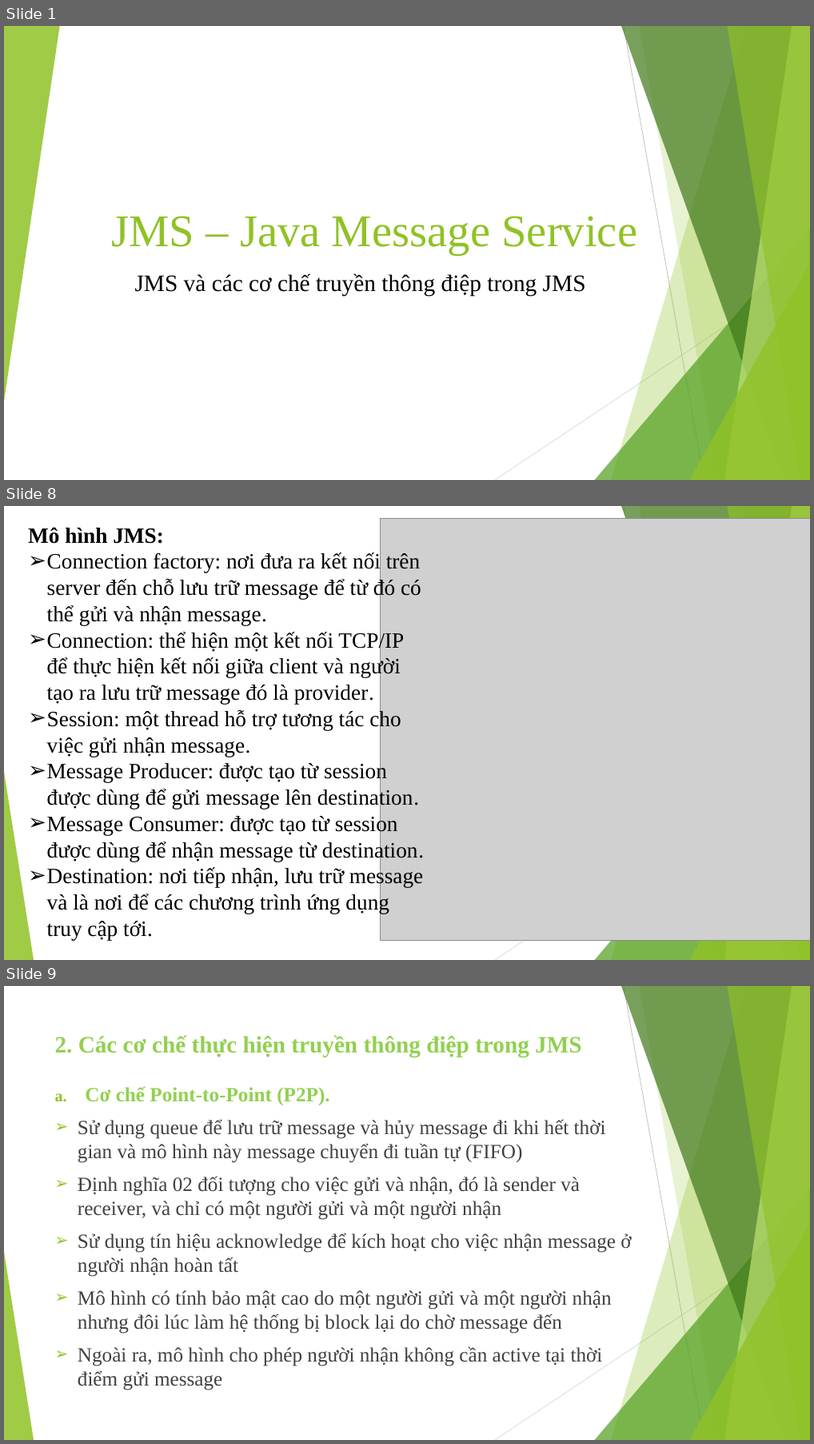
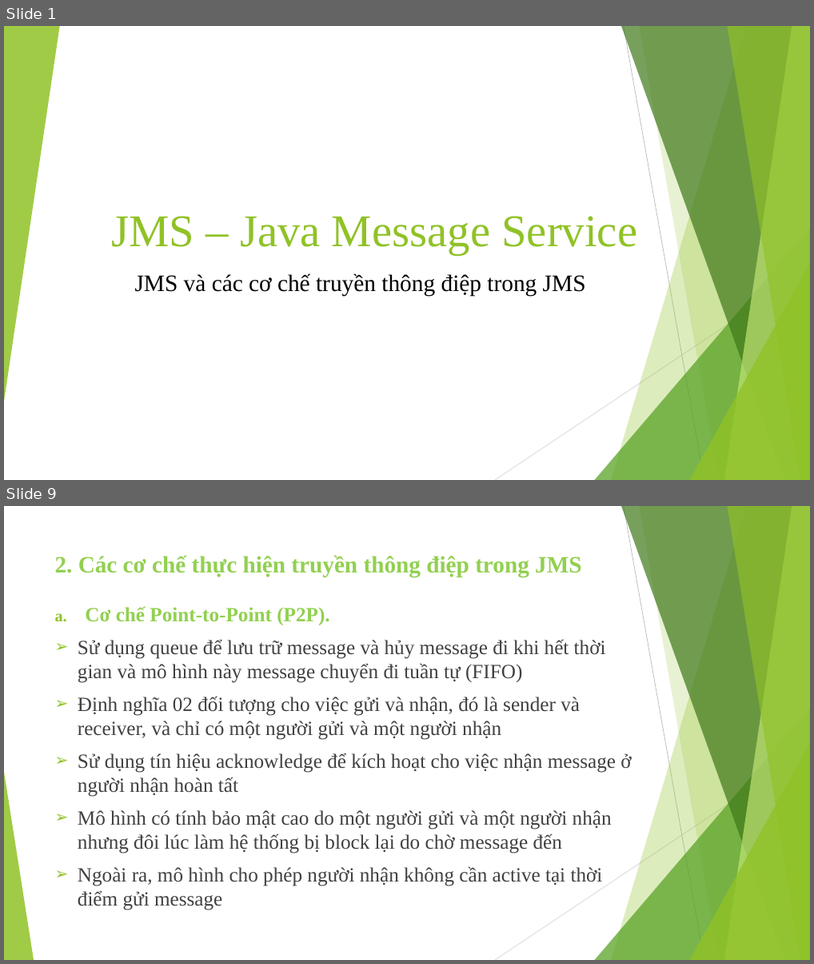
Before and after one commit to tranchuyen282/PTIT, a slide deck: PTPMDV/SlideJMS.pptx. Shown one above the other, each under a label of ours: slides 1, 8 and 9 before the commit, slides 1 and 9 after it; the slides between them are not shown. The pictures are 814x1444 and 814x964 pixels, drawn with LibreOffice and Linux fonts; fonts in the diff are those of the drawing; grey boxes stand for pictures. Boxes give left, top, right and bottom in pixels: in the first picture for what was removed or moved away, otherwise in the second. Text is boxed around its words. In the diff, an @@ line names an element or a change of style, - is before the commit and + after.

```diff
--- a/PTPMDV/SlideJMS.pptx
+++ b/PTPMDV/SlideJMS.pptx
@@ slide 8 removed at bbox=[4, 506, 810, 960], background #FFFFFF; not listed: 10 template elements that a slide beside it also shows @@
@@ text removed at bbox=[28, 527, 424, 940] @@
-Mô hình JMS:
-➢ Connection factory: nơi đưa ra kết nối trên server đến chỗ lưu trữ message để từ đó có thể gửi và nhận message.
-➢ Connection: thể hiện một kết nối TCP/IP để thực hiện kết nối giữa client và người tạo ra lưu trữ message đó là provider.
-➢ Session: một thread hỗ trợ tương tác cho việc gửi nhận message.
-➢ Message Producer: được tạo từ session được dùng để gửi message lên destination.
-➢ Message Consumer: được tạo từ session được dùng để nhận message từ destination.
-➢ Destination: nơi tiếp nhận, lưu trữ message và là nơi để các chương trình ứng dụng truy cập tới.
@@ picture removed at bbox=[380, 518, 810, 940] @@
```
Also in this commit, not shown: 3 slides changed, 4 slides added, 3 other slides removed, 4 other files.
